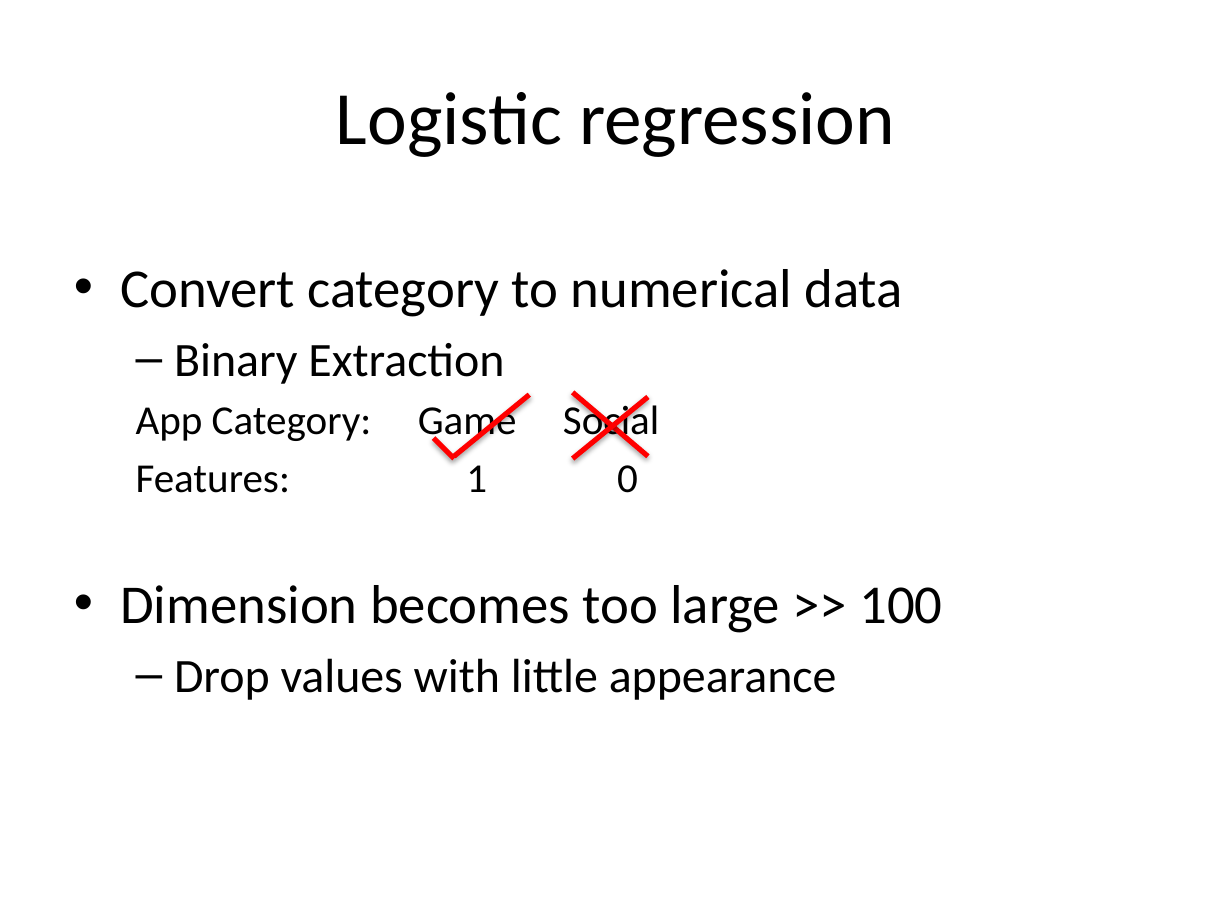
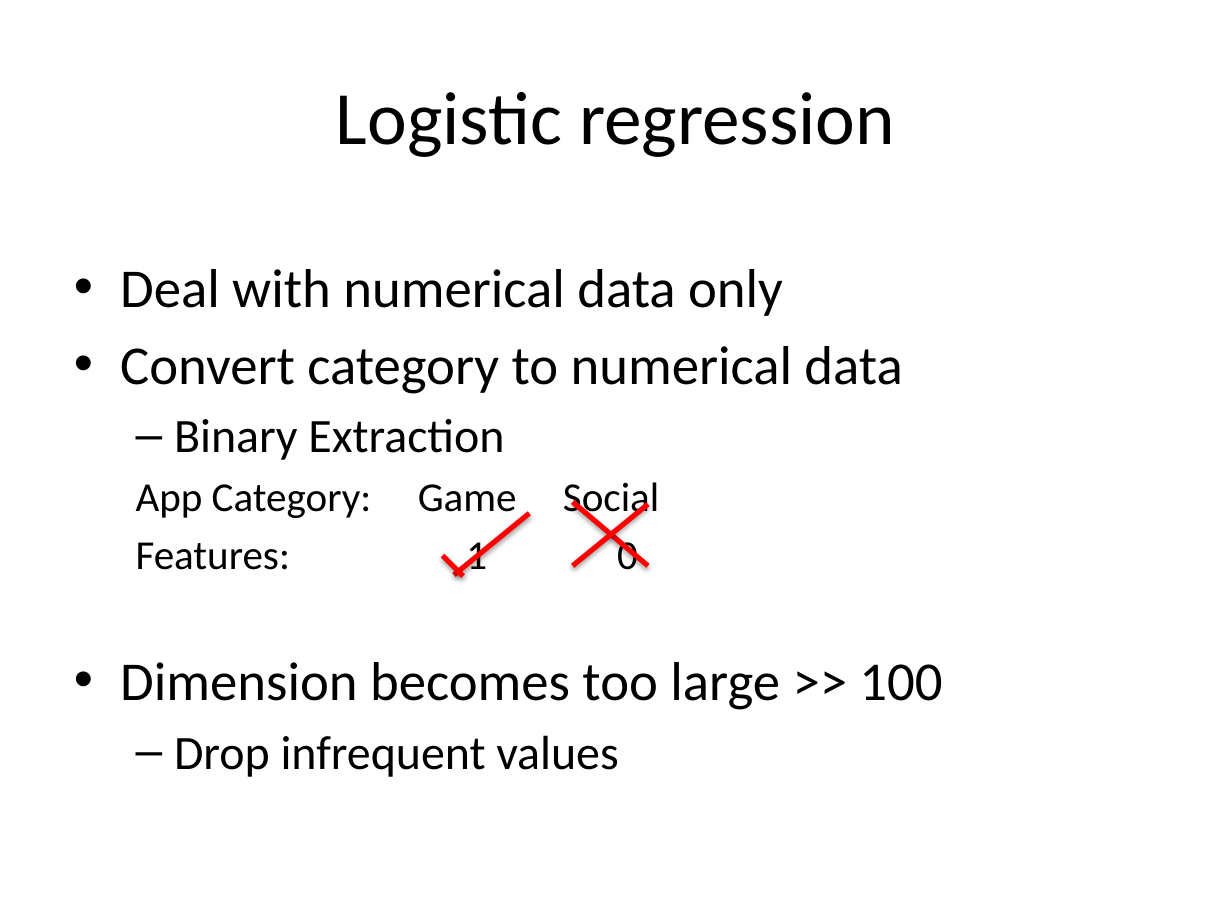
Before and after one commit to Kelvin-Zhong/Click-Through-Rate-Prediction, a slide deck: slide 12 of project_presentation.pptx. Drawn at 1232x924 pixels with LibreOffice and Linux fonts; fonts in the diff are those of the drawing. Boxes give left, top, right and bottom in pixels: in the first picture for what was removed or moved away, otherwise in the second. Text is boxed around its words. In the diff, an @@ line names an element or a change of style, - is before the commit and + after.

```diff
--- a/project_presentation.pptx
+++ b/project_presentation.pptx
@@ text at [120, 269, 783, 316]: paragraph added @@
+• Deal with numerical data only
@@ line moved from (573, 458) - (648, 397) to (573, 565) - (648, 504) @@
@@ line moved from (573, 393) - (648, 456) to (573, 501) - (648, 565) @@
@@ line moved from (455, 456) - (530, 394) to (455, 575) - (530, 514) @@
@@ line moved from (455, 458) - (434, 439) to (463, 577) - (442, 556) @@
@@ text at [174, 735, 618, 777]: text changed @@
-  – Drop values with little appearance
+  – Drop infrequent values
```
Also in this commit, not shown: 4 other slides changed, 1 other file.
